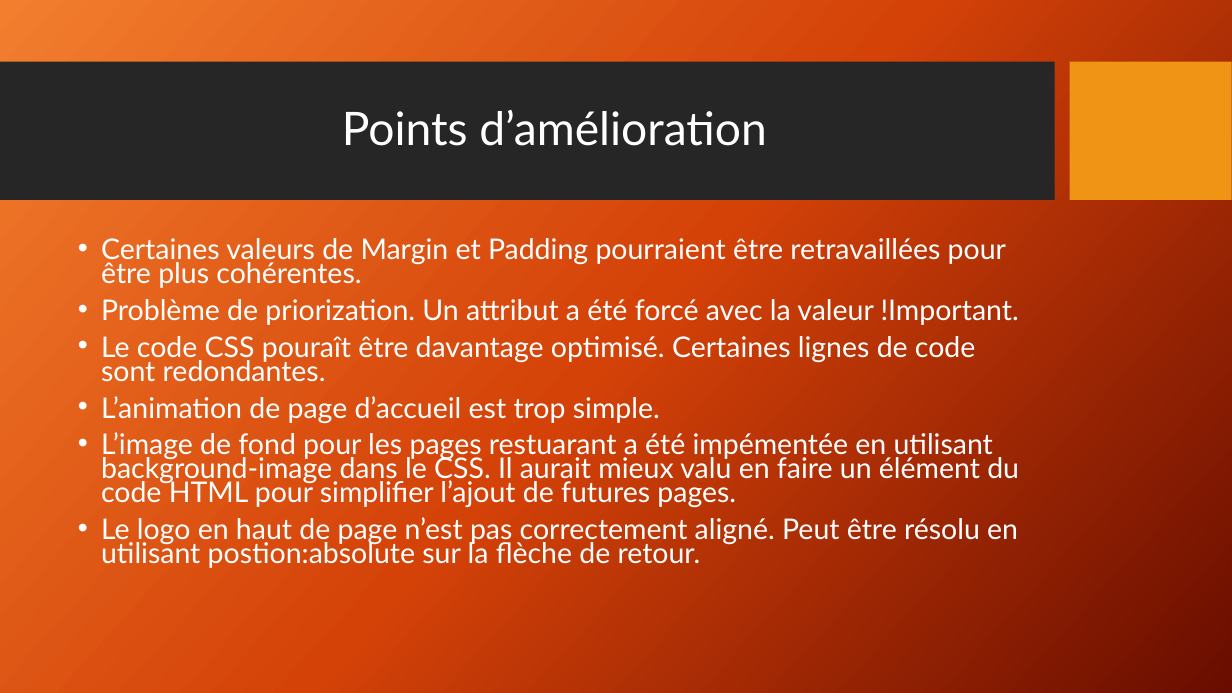
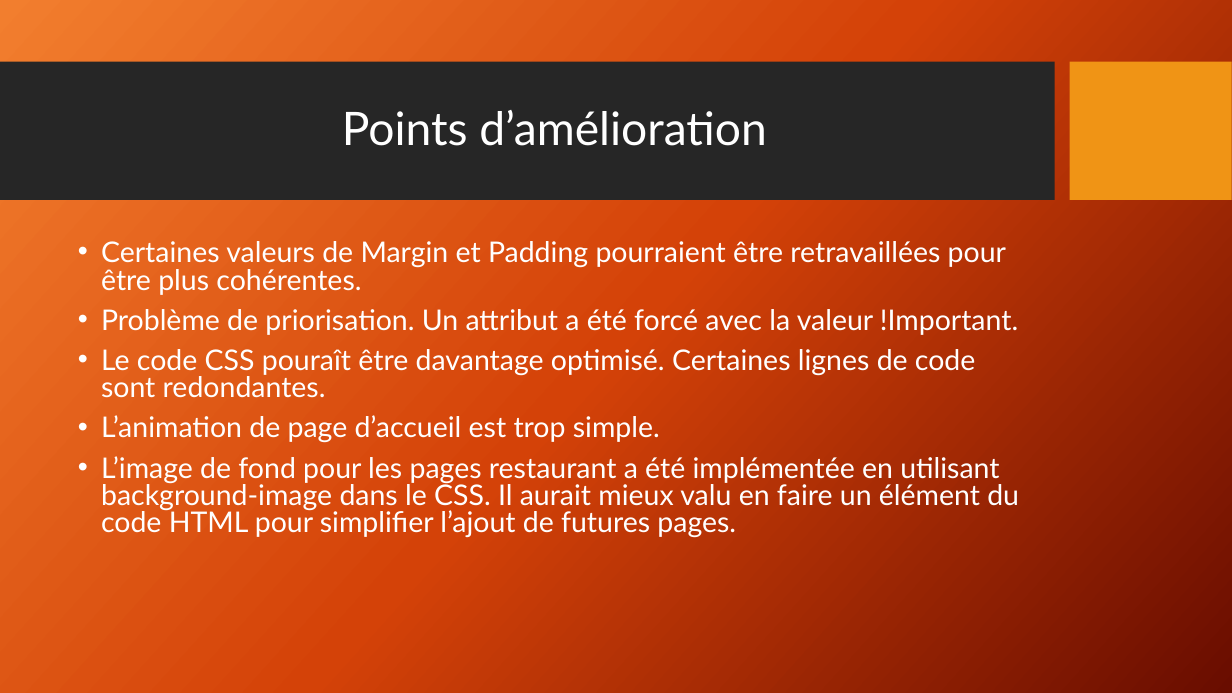
Before and after one commit to JulienRebillon/OP-P3, a slide deck: slide 19 of Présentation Projet 3.pptx (slide 20 before the commit). Drawn at 1232x693 pixels with LibreOffice and Linux fonts; fonts in the diff are those of the drawing; background and template pictures are left out. Boxes give left, top, right and bottom in pixels: in the first picture for what was removed or moved away, otherwise in the second. Text is boxed around its words. In the diff, an @@ line names an element or a change of style, - is before the commit and + after.

```diff
--- a/Présentation Projet 3.pptx
+++ b/Présentation Projet 3.pptx
@@ text at box(101, 241, 1006, 443): line spacing 0.7 to 0.8 @@
@@ text at box(101, 309, 1018, 335): text changed @@
-• Problème de priorization. Un attribut a été forcé avec la valeur !Important.
+• Problème de priorisation. Un attribut a été forcé avec la valeur !Important.
@@ text at box(101, 456, 1019, 538): text changed @@
-• L’image de fond pour les pages restuarant a été impémentée en utilisant background-image dans le CSS. Il aurait mieux valu en faire un élément du code HTML pour simplifier l’ajout de futures pages.
-• Le logo en haut de page n’est pas correctement aligné. Peut être résolu en utilisant postion:absolute sur la flèche de retour.
+• L’image de fond pour les pages restaurant a été implémentée en utilisant background-image dans le CSS. Il aurait mieux valu en faire un élément du code HTML pour simplifier l’ajout de futures pages.
```
Also in this commit, not shown: 4 other slides changed, 1 slide added, 2 slides removed, 4 other files.
